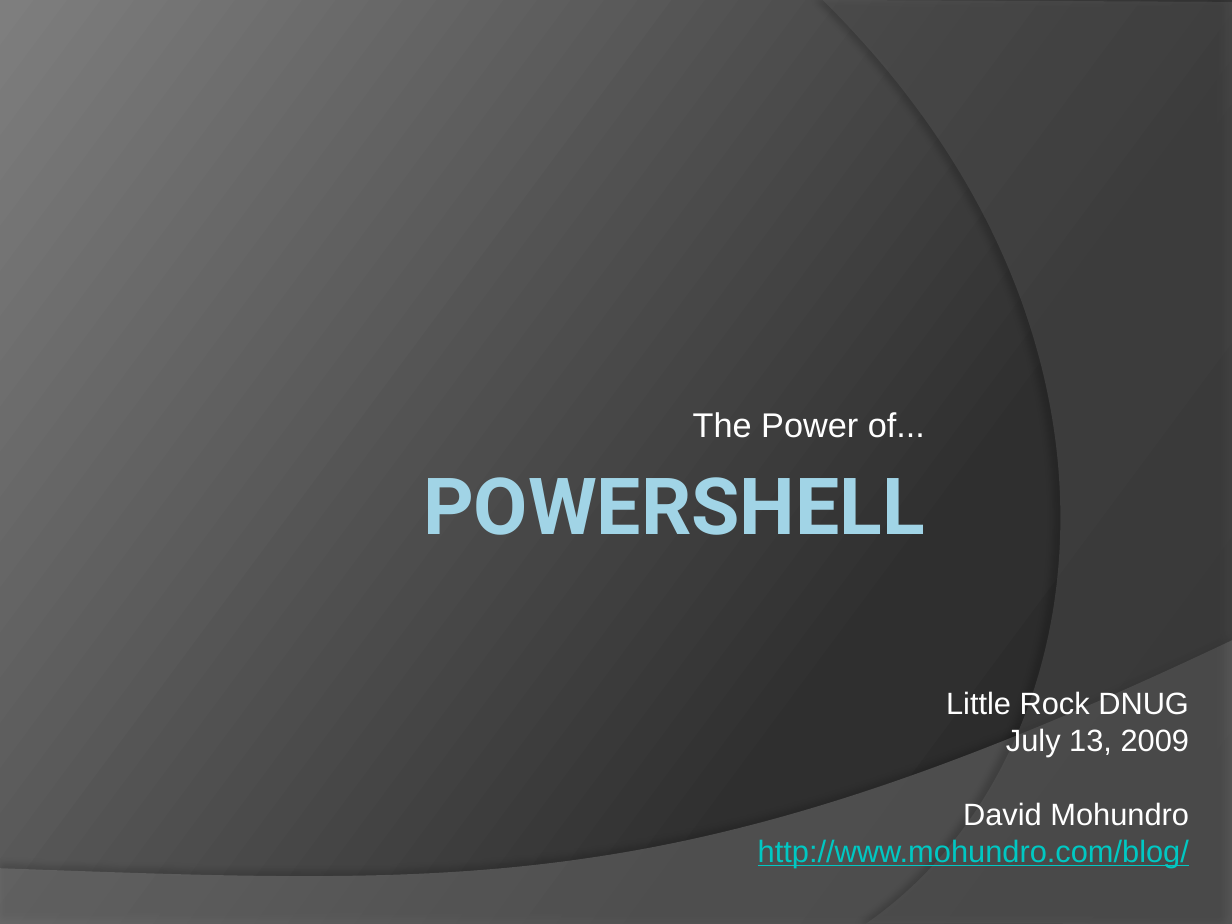
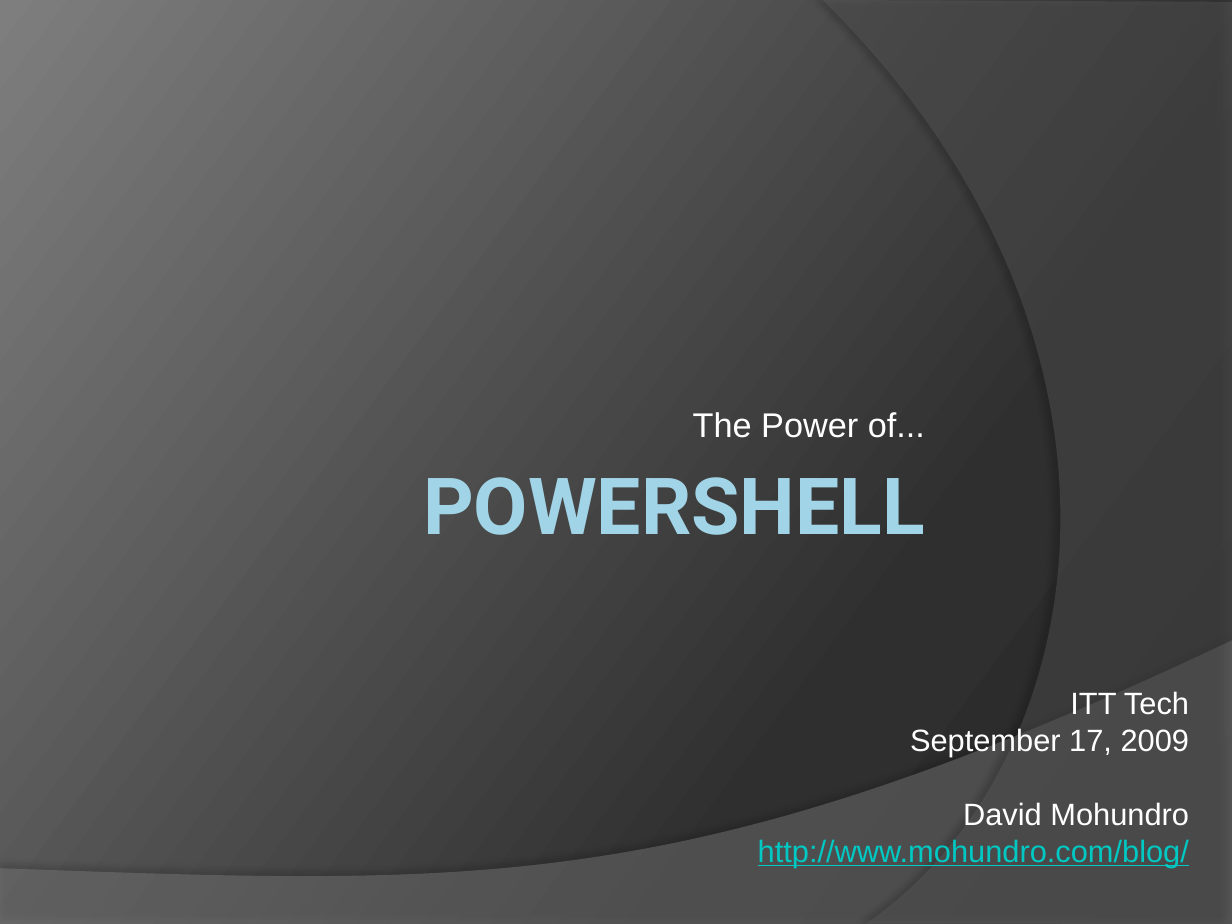
Before and after one commit to drmohundro/presentations, a slide deck: slide 1 of the-power-of-powershell/presentation.pptx. Drawn at 1232x924 pixels with LibreOffice and Linux fonts; fonts in the diff are those of the drawing; background and template pictures are left out. Boxes give left, top, right and bottom in pixels: in the first picture for what was removed or moved away, otherwise in the second. Text is boxed around its words. In the diff, an @@ line names an element or a change of style, - is before the commit and + after.

```diff
--- a/the-power-of-powershell/presentation.pptx
+++ b/the-power-of-powershell/presentation.pptx
@@ text at bbox=[910, 691, 1189, 756]: text changed @@
-Little Rock DNUG
-July 13, 2009
+ITT Tech
+September 17, 2009
```
Also in this commit, not shown: 7 other slides changed, 1 slide added.
